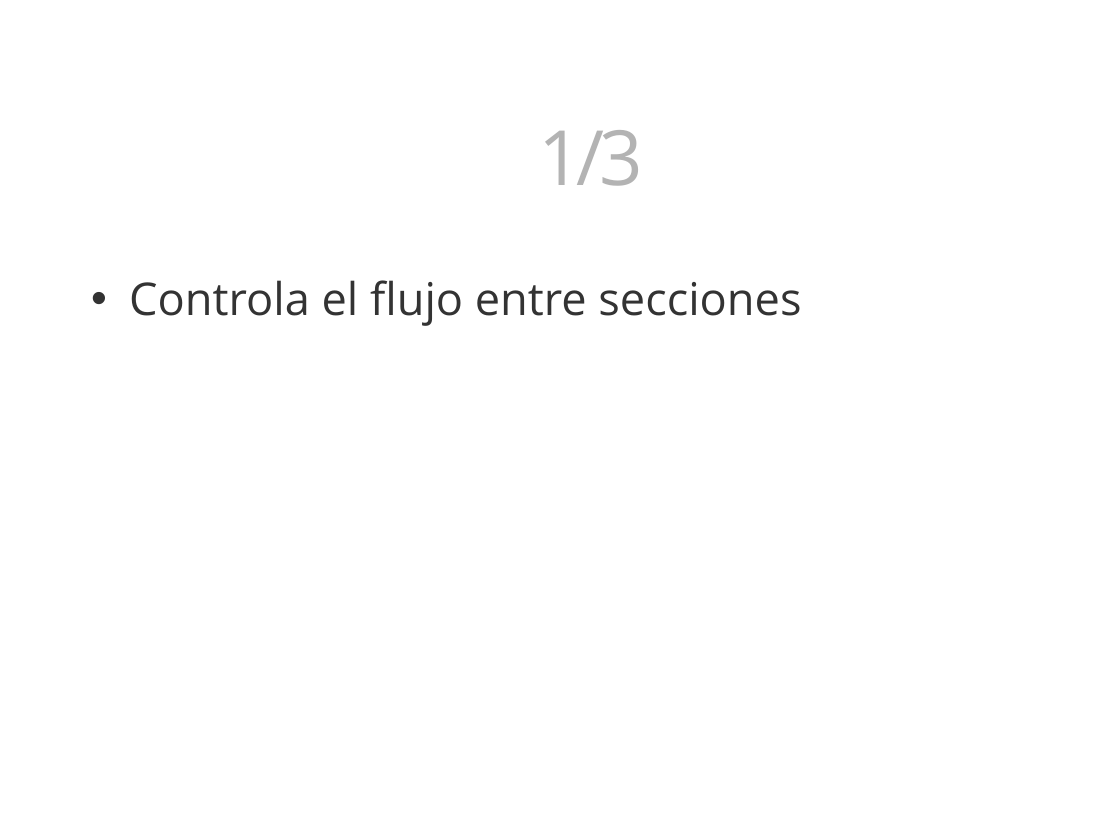
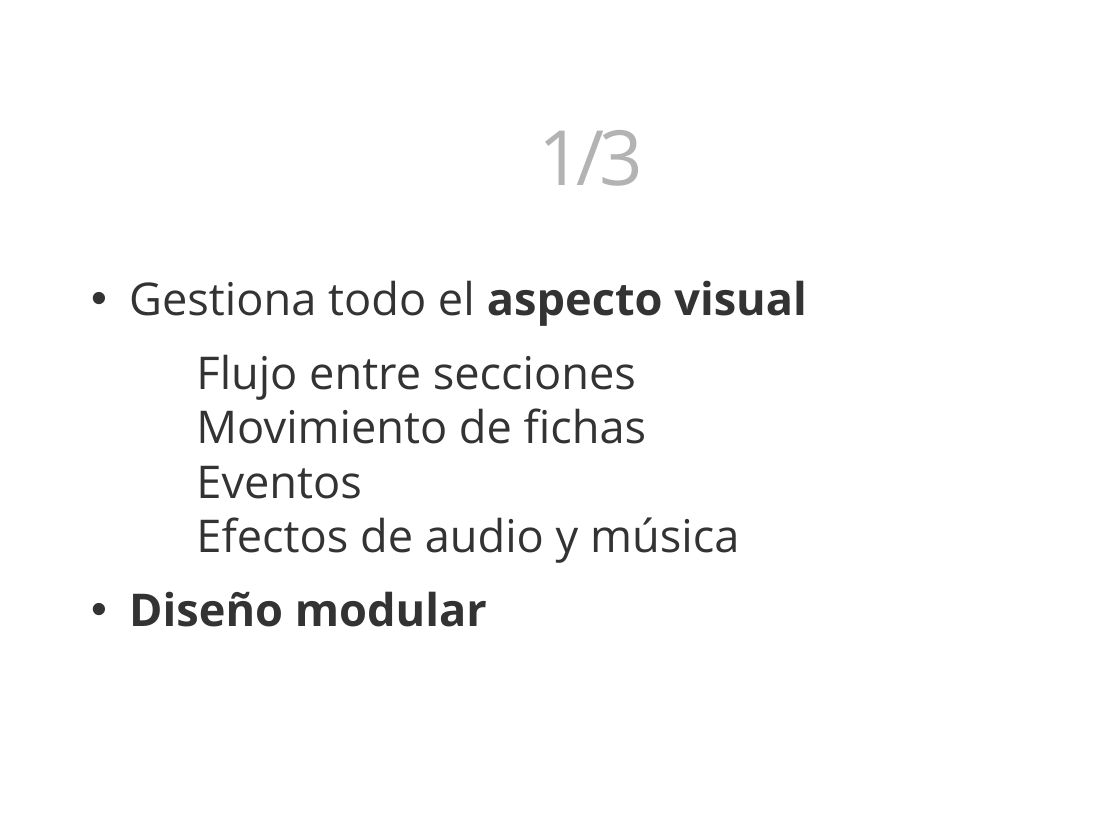
Before and after one commit to 3oheme/dominous, a slide deck: slide 25 of docs/presentacion/presentacion.odp. Drawn at 1120x840 pixels with LibreOffice and Linux fonts; fonts in the diff are those of the drawing; background and template pictures are left out. Boxes give left, top, right and bottom in pixels: in the first picture for what was removed or moved away, otherwise in the second. Text is boxed around its words. In the diff, an @@ line names an element or a change of style, - is before the commit and + after.

```diff
--- a/docs/presentacion/presentacion.odp
+++ b/docs/presentacion/presentacion.odp
@@ text at [129,280,807,627]: text changed @@
-• Controla el flujo entre secciones
+• Gestiona todo el aspecto visual
+Flujo entre secciones
+Movimiento de fichas
+Eventos
+Efectos de audio y música
+• Diseño modular
```
Also in this commit, not shown: 2 other slides changed, 7 slides added, 2 slides removed, 5 other files.
